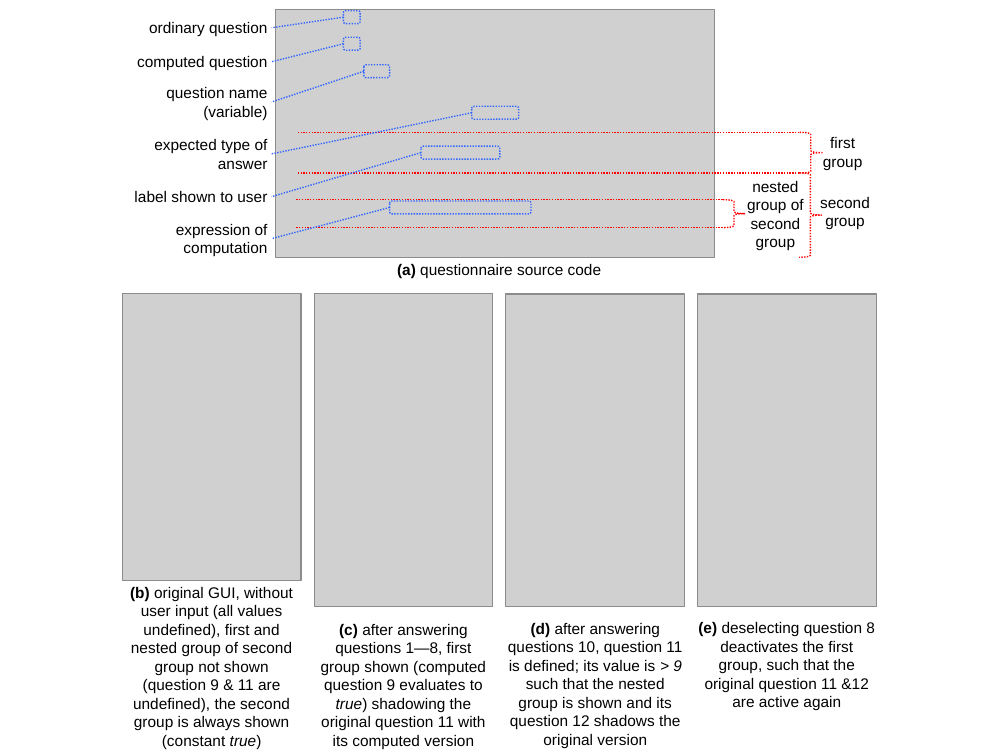
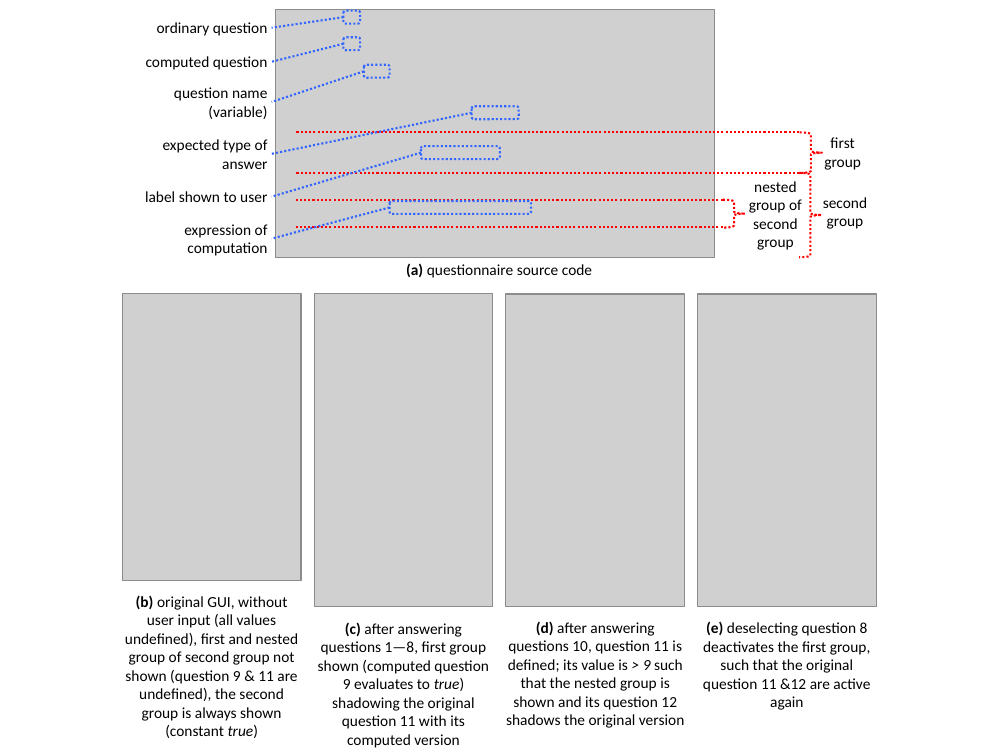
Before and after one commit to christoff-buerger/racr, a slide deck: slide 1 of examples/questionnaires/documentation/figures/correct-questionnaire-scenario.pptx. Drawn at 1008x756 pixels with LibreOffice and Linux fonts; fonts in the diff are those of the drawing; grey boxes stand for pictures. Boxes give left, top, right and bottom in pixels: in the first picture for what was removed or moved away, otherwise in the second. Text is boxed around its words. In the diff, an @@ line names an element or a change of style, - is before the commit and + after.

Commit message:
Issue #49 (documentation): Updated figures and presentations according to style guide.

```diff
--- a/examples/questionnaires/documentation/figures/correct-questionnaire-scenario.pptx
+++ b/examples/questionnaires/documentation/figures/correct-questionnaire-scenario.pptx
@@ line (344, 17) - (271, 28): stroke #3366FF 1 pt dashed to #3366FF 1.5 pt dashed @@
@@ line (344, 43) - (271, 61): stroke #3366FF 1 pt dashed to #3366FF 1.5 pt dashed @@
@@ line (364, 72) - (271, 102): stroke #3366FF 1 pt dashed to #3366FF 1.5 pt dashed @@
@@ line (472, 113) - (271, 154): stroke #3366FF 1 pt dashed to #3366FF 1.5 pt dashed @@
@@ line (799, 132) - (296, 132): stroke #FF0000 1 pt dashed to #FF0000 1.5 pt dashed @@
@@ line (421, 152) - (271, 197): stroke #3366FF 1 pt dashed to #3366FF 1.5 pt dashed @@
@@ line (799, 173) - (296, 173): stroke #FF0000 1 pt dashed to #FF0000 1.5 pt dashed @@
@@ line (389, 208) - (271, 239): stroke #3366FF 1 pt dashed to #3366FF 1.5 pt dashed @@
@@ line (723, 200) - (296, 200): stroke #FF0000 1 pt dashed to #FF0000 1.5 pt dashed @@
@@ outline #3366FF 1 pt dashed to #3366FF 1.5 pt dashed in 6 elements at box(344, 11, 361, 24), box(344, 37, 361, 50), box(364, 65, 389, 78), box(421, 146, 500, 159), box(472, 106, 519, 119), box(389, 201, 530, 214) @@
@@ outline #FF0000 1 pt dashed to #FF0000 1.5 pt dashed in 3 elements at box(799, 173, 822, 258), box(799, 132, 822, 172), box(723, 200, 745, 228) @@
@@ line (723, 228) - (296, 228): stroke #FF0000 1 pt dashed to #FF0000 1.5 pt dashed @@
@@ text "(b) original GUI, without user ...": place and size @@
-text "(b) original GUI, without user ..." at box(130, 587, 293, 749)
+text "(b) original GUI, without user ..." at box(125, 595, 298, 738)
@@ font Arial to Calibri in 14 elements at box(703, 621, 871, 710), box(406, 264, 592, 278), box(823, 197, 867, 229), box(824, 137, 861, 170), box(749, 181, 802, 250), box(157, 22, 268, 36), box(146, 56, 268, 70), box(174, 87, 267, 119), box(145, 191, 267, 202), box(184, 224, 268, 256), box(163, 139, 268, 169), box(318, 622, 489, 748), box(125, 595, 298, 738), box(506, 621, 684, 728) @@
```
Also in this commit, not shown: 9 other files.
